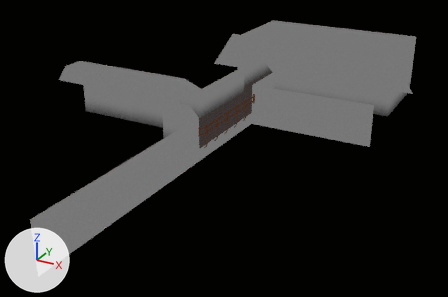
Renders of the Blender file space-platform/src/level.blend from each side of a commit.
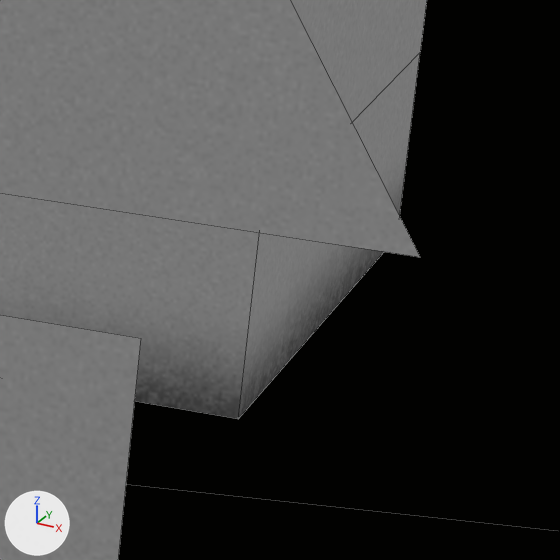
Each version appears first whole from a 50 mm lens placed at (764.0, -1781.0, 583.0), pointed at (103.0, -579.0, -18.0), and next in a close-up on the part from 79% to 96% of the width and 20% to 46% of the height. Lighting does not change. The marker at lower left points along +X, +Y and +Z. The older version's two pictures come first. The close-ups show mesh edges as thin lines.

Names of what the first close-up shows: 'Sphere', 'bottomless-pit', 'concrete'.
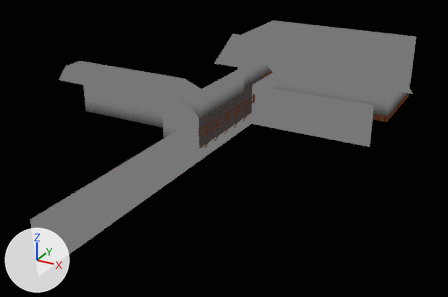
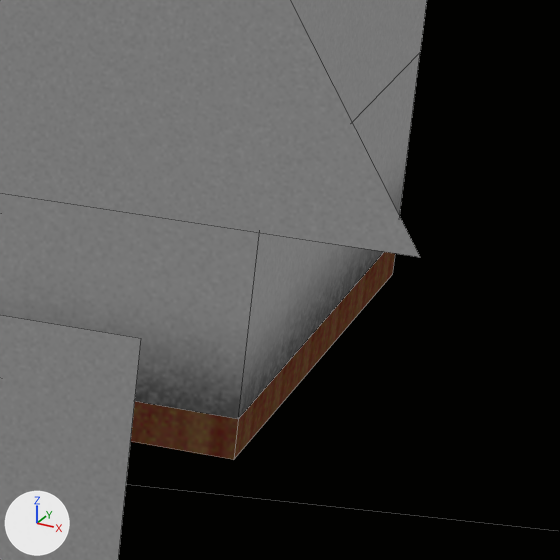
Pixel boxes [x1, y1, x2, y2] of what changed, in the close-ups (560 x 560 px):
'grate.001', added (brown): after [131, 252, 395, 460]

What changed in the scene script:
```text
Change img_rust_png:
    img_rust_png: load_image('rust.png', '../rust.png', 32, 32, 'sRGB') -> load_image('rust.png', '../../warehouse/rust.png', 32, 32, 'sRGB')
Add me_warehouse_001:
    me_warehouse_001.from_pydata(...)  # 22 vertices, 10 faces; spans x -49.0..400.0, y -220.0..20.0, z -16.0..0.0
    me_warehouse_001.materials.append(mat_rust)
Add ob_grate_001:
    ob_grate_001 = bpy.data.objects.new('grate.001', me_warehouse_001)
    ob_grate_001.location = (0.0, 0.0, 0.0)
```
